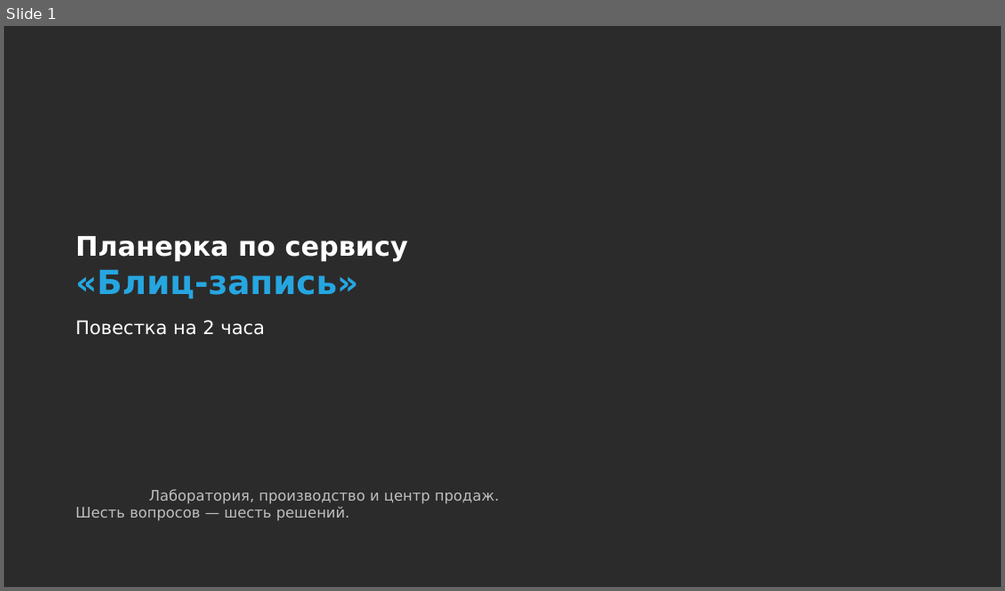
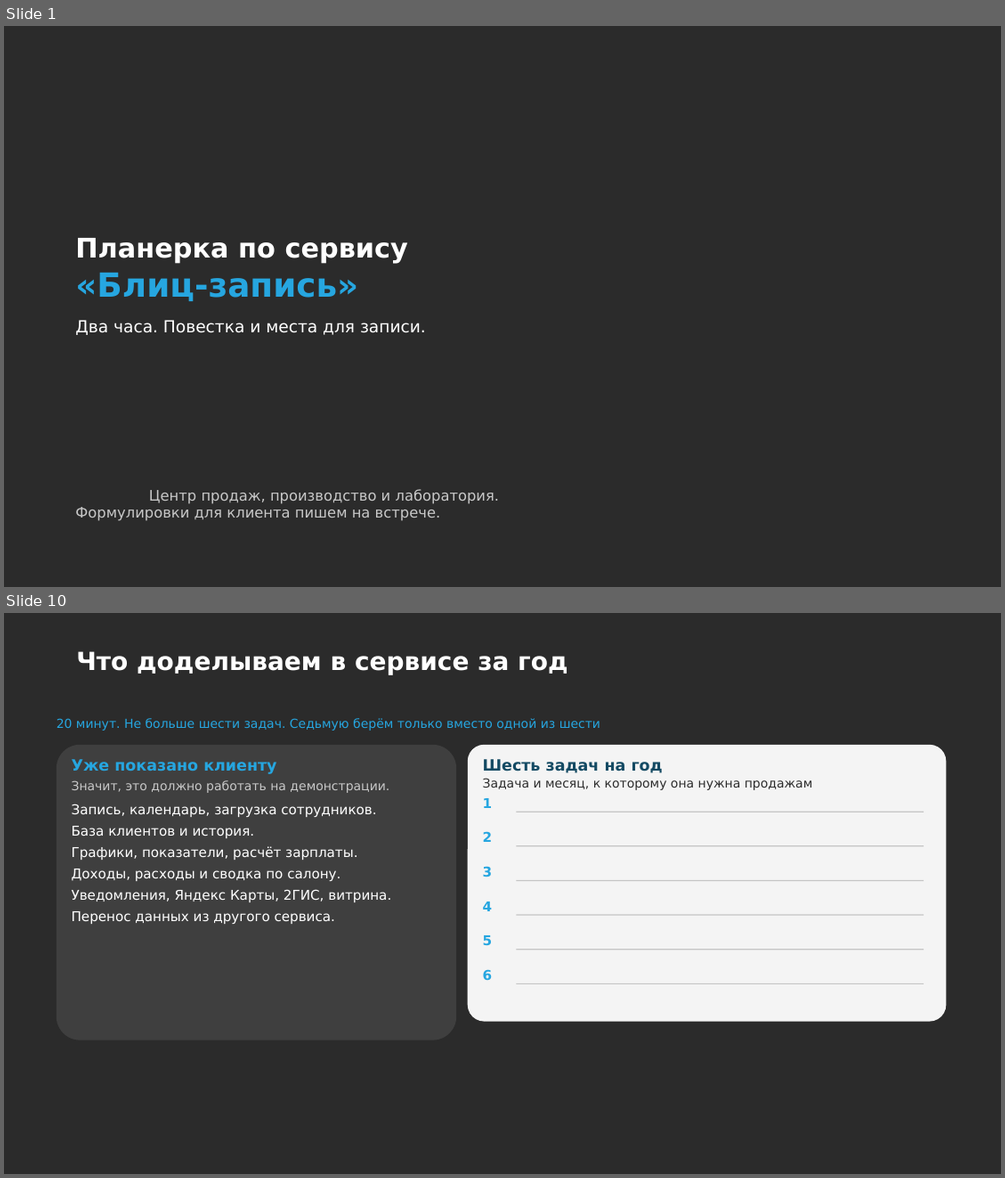
Before and after one commit to daaanilNikonov/for-lisa, a slide deck: presentation/Планерка_Блиц-запись_повестка.pptx. Shown one above the other, each under a label of ours: slide 1 before the commit, slides 1 and 10 after it; the slides between them are not shown. The pictures are 1005x591 and 1005x1178 pixels, drawn with LibreOffice and Linux fonts; fonts in the diff are those of the drawing; background and template pictures are left out; a plain dark background stands for a picture behind light text. Boxes give left, top, right and bottom in pixels: in the first picture for what was removed or moved away, otherwise in the second. Text is boxed around its words. In the diff, an @@ line names an element or a change of style, - is before the commit and + after.

```diff
--- a/presentation/Планерка_Блиц-запись_повестка.pptx
+++ b/presentation/Планерка_Блиц-запись_повестка.pptx
@@ slide 10 added at [4,613,1001,1174], background picture (left out) @@
@@ title added at [76,651,567,675], 24 pt, text #FFFFFF, bold @@
+Что доделываем в сервисе за год
@@ text added at [57,718,600,730], 12 pt, text #26A6E0 @@
+20 минут. Не больше шести задач. Седьмую берём только вместо одной из шести
@@ rounded rectangle added at [57,745,456,1040], fill #3F3F3F @@
@@ rounded rectangle added at [468,745,947,1022], fill #F4F4F4 @@
@@ text added at [72,759,391,924], 13 pt, text #FFFFFF @@
+Уже показано клиенту
+Значит, это должно работать на демонстрации.
+Запись, календарь, загрузка сотрудников.
+База клиентов и история.
+Графики, показатели, расчёт зарплаты.
+Доходы, расходы и сводка по салону.
+Уведомления, Яндекс Карты, 2ГИС, витрина.
+Перенос данных из другого сервиса.
@@ text added at [483,759,812,790], 12 pt, text #2C2C2C @@
+Шесть задач на год
+Задача и месяц, к которому она нужна продажам
@@ text added at [483,798,493,808], 13 pt, text #26A6E0, bold @@
+1
@@ rectangle added at [517,811,923,811], fill #C5C5C5 @@
@@ text added at [483,831,493,842], 13 pt, text #26A6E0, bold @@
+2
@@ rectangle added at [517,845,923,846], fill #C5C5C5 @@
@@ text added at [483,866,493,876], 13 pt, text #26A6E0, bold @@
+3
@@ text added at [483,901,493,911], 13 pt, text #26A6E0, bold @@
+4
@@ rectangle added at [517,880,923,881], fill #C5C5C5 @@
@@ rectangle added at [517,915,923,915], fill #C5C5C5 @@
@@ text added at [483,935,493,946], 13 pt, text #26A6E0, bold @@
+5
@@ rectangle added at [517,949,923,949], fill #C5C5C5 @@
@@ text added at [483,969,493,980], 13 pt, text #26A6E0, bold @@
+6
@@ rectangle added at [517,983,923,984], fill #C5C5C5 @@
@@ slide 1 changed as well @@
@@ title at [75,320,426,335]: text changed; size 18 to 16 pt @@
-Повестка на 2 часа
+Два часа. Повестка и места для записи.
@@ subtitle at [75,489,500,521]: text changed; text colour #BFBFBF to #C8C8C8 @@
-Лаборатория, производство и центр продаж.
-Шесть вопросов — шесть решений.
+Центр продаж, производство и лаборатория.
+Формулировки для клиента пишем на встрече.
```
Also in this commit, not shown: 2 other slides changed, 13 other slides added, 14 slides removed, 1 other file.
